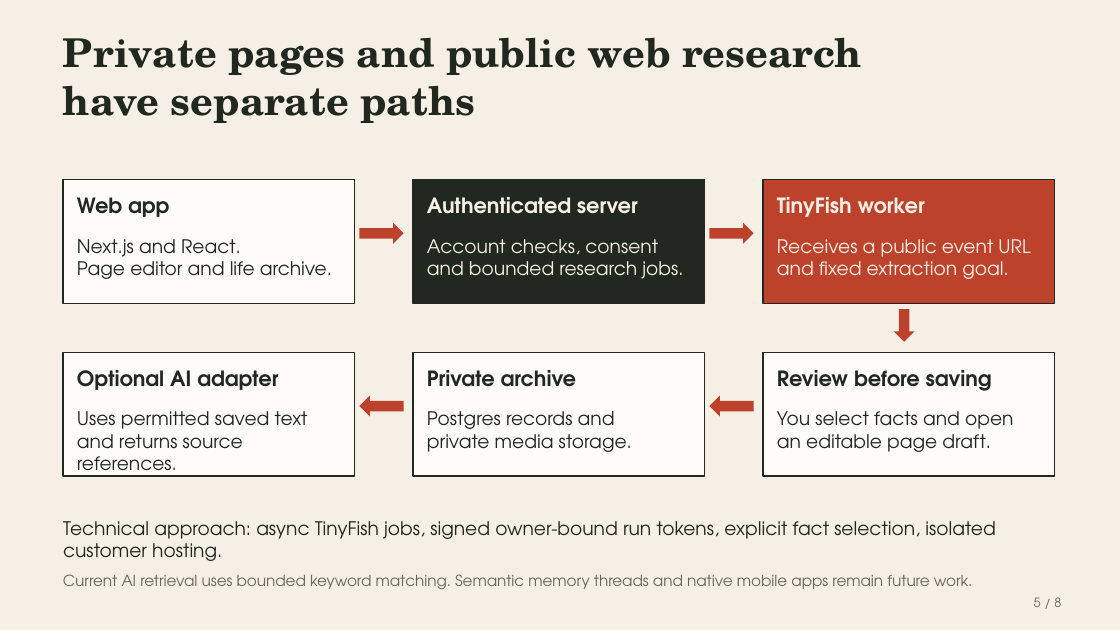
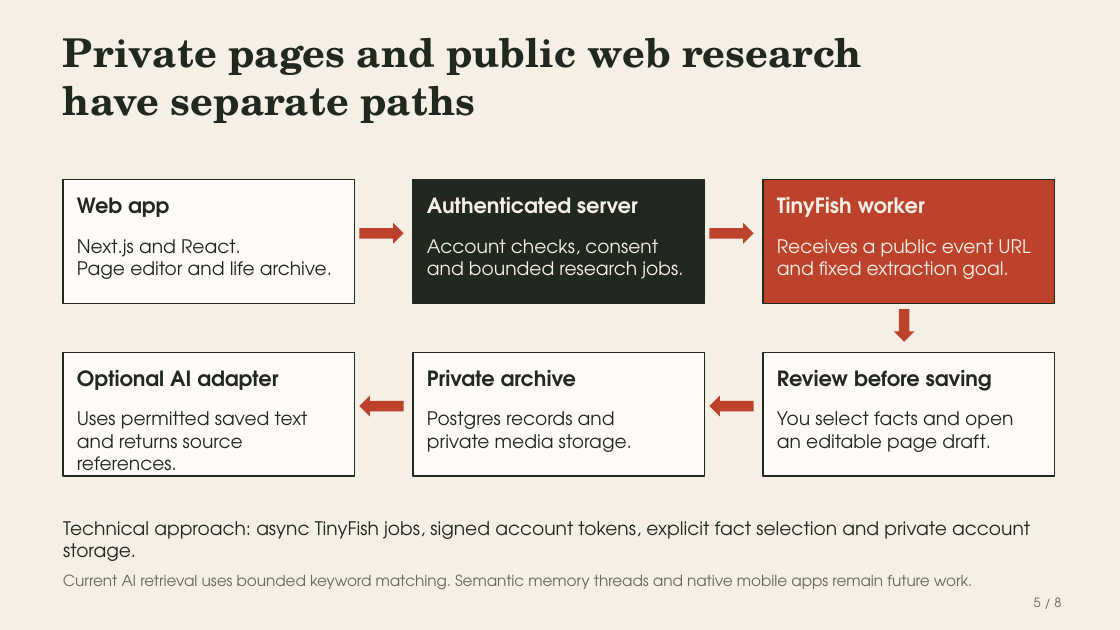
Before and after one commit to biney25/schema-kritical-hacks-2026, a slide deck: slide 5 of submission/Schema_Kritical_Round1.pptx. Drawn at 1120x630 pixels with LibreOffice and Linux fonts; fonts in the diff are those of the drawing. Boxes give left, top, right and bottom in pixels: in the first picture for what was removed or moved away, otherwise in the second. Text is boxed around its words. In the diff, an @@ line names an element or a change of style, - is before the commit and + after.

```diff
--- a/submission/Schema_Kritical_Round1.pptx
+++ b/submission/Schema_Kritical_Round1.pptx
@@ text at bbox=[63, 521, 1030, 561]: text changed @@
-Technical approach: async TinyFish jobs, signed owner-bound run tokens, explicit fact selection, isolated customer hosting.
+Technical approach: async TinyFish jobs, signed account tokens, explicit fact selection and private account storage.
```
Also in this commit, not shown: 2 other slides changed, 23 other files.
